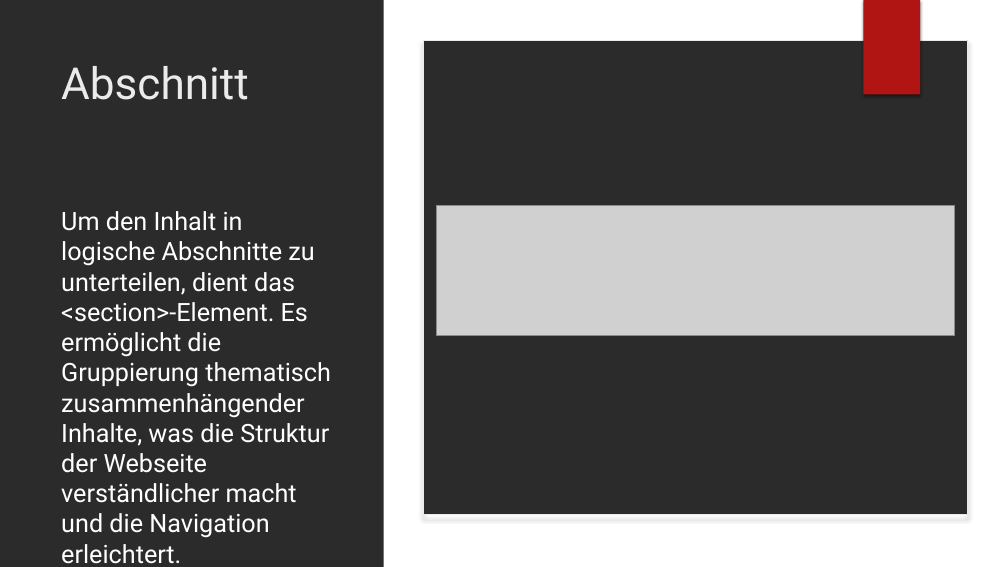
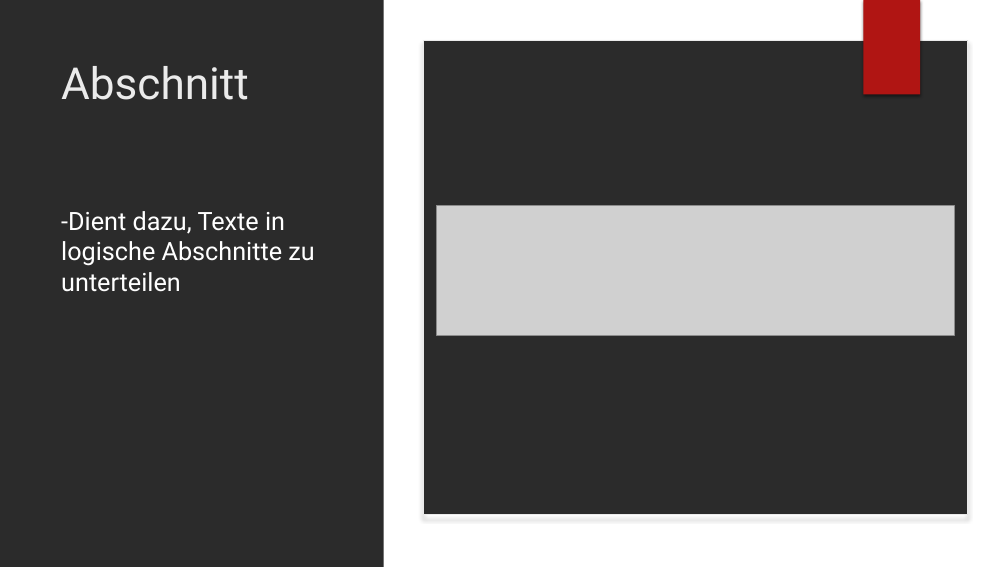
Before and after one commit to Loreytox/LA-1600, a slide deck: slide 6 of HTML-Layout-Elemente.pptx. Drawn at 1008x567 pixels with LibreOffice and Linux fonts; fonts in the diff are those of the drawing; grey boxes stand for pictures; background and template pictures are left out; a plain dark background stands for a picture behind light text. Boxes give left, top, right and bottom in pixels: in the first picture for what was removed or moved away, otherwise in the second. Text is boxed around its words. In the diff, an @@ line names an element or a change of style, - is before the commit and + after.

```diff
--- a/HTML-Layout-Elemente.pptx
+++ b/HTML-Layout-Elemente.pptx
@@ text at (61,211,314,292): text changed @@
-Um den Inhalt in logische Abschnitte zu unterteilen, dient das <section>-Element. Es ermöglicht die Gruppierung thematisch zusammenhängender Inhalte, was die Struktur der Webseite verständlicher macht und die Navigation erleichtert.
+-Dient dazu, Texte in logische Abschnitte zu unterteilen
```
Also in this commit, not shown: 5 other slides changed, 2 slides added, 2 slides removed.
